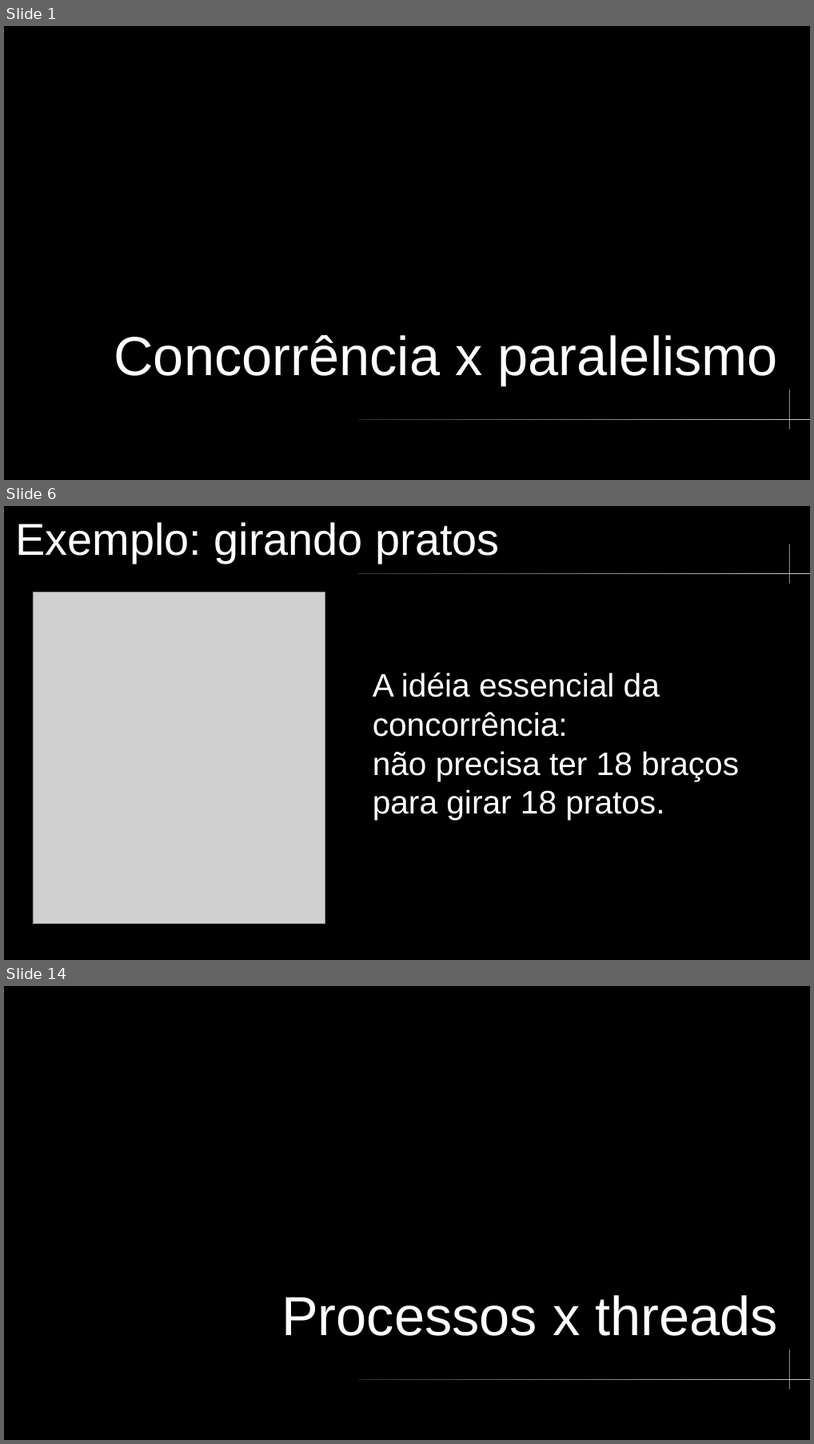
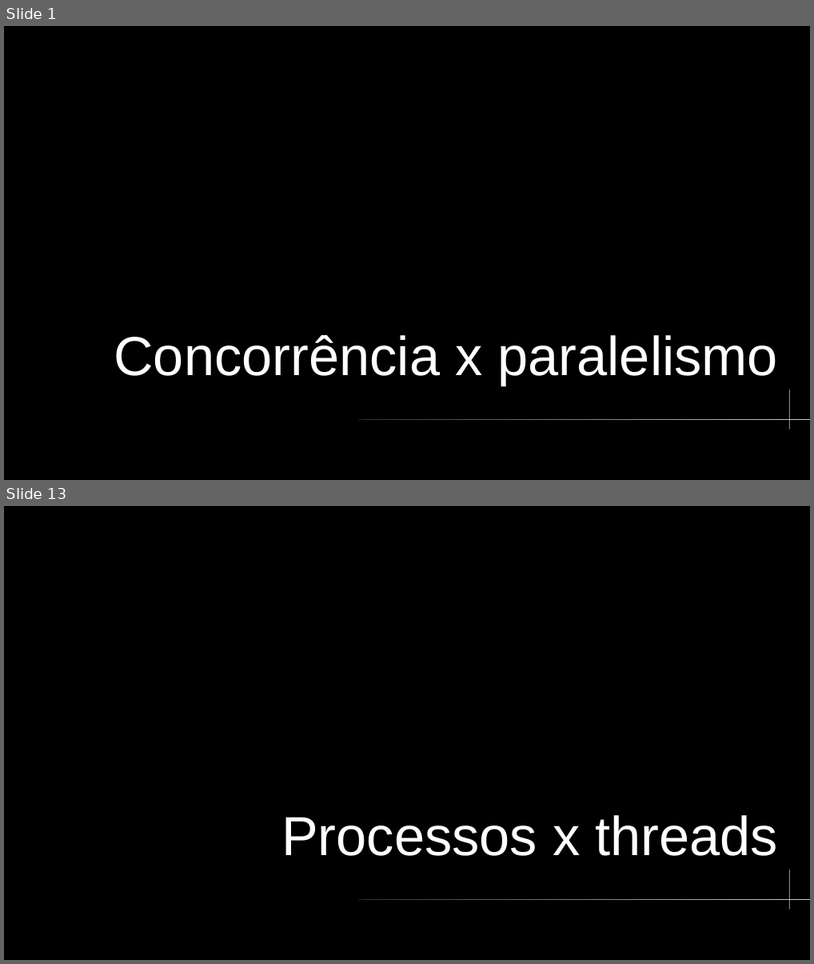
Before and after one commit to ramalho/python-eng, a slide deck: concorrencia/concorrencia-x-paralelismo.odp. Shown one above the other, each under a label of ours: slides 1, 6 and 14 before the commit, slides 1 and 13 after it; the slides between them are not shown. The pictures are 814x1444 and 814x964 pixels, drawn with LibreOffice and Linux fonts; fonts in the diff are those of the drawing; grey boxes stand for pictures. Boxes give left, top, right and bottom in pixels: in the first picture for what was removed or moved away, otherwise in the second. Text is boxed around its words. In the diff, an @@ line names an element or a change of style, - is before the commit and + after.

```diff
--- a/concorrencia/concorrencia-x-paralelismo.odp
+++ b/concorrencia/concorrencia-x-paralelismo.odp
@@ slide 6 removed at [4,506,810,960], background #000000 @@
@@ title removed at [15,522,499,563] @@
-Exemplo: girando pratos
@@ freeform shape removed at [790,544,790,584] @@
@@ rounded rectangle removed at [359,573,810,574] @@
@@ picture removed at [33,592,326,924] @@
@@ text removed at [373,672,739,820] @@
-A idéia essencial da concorrência:
-não precisa ter 18 braços para girar 18 pratos.
@@ what was slide 14 is now slide 13 @@
```
Also in this commit, not shown: 11 slides changed, 1 other file.
